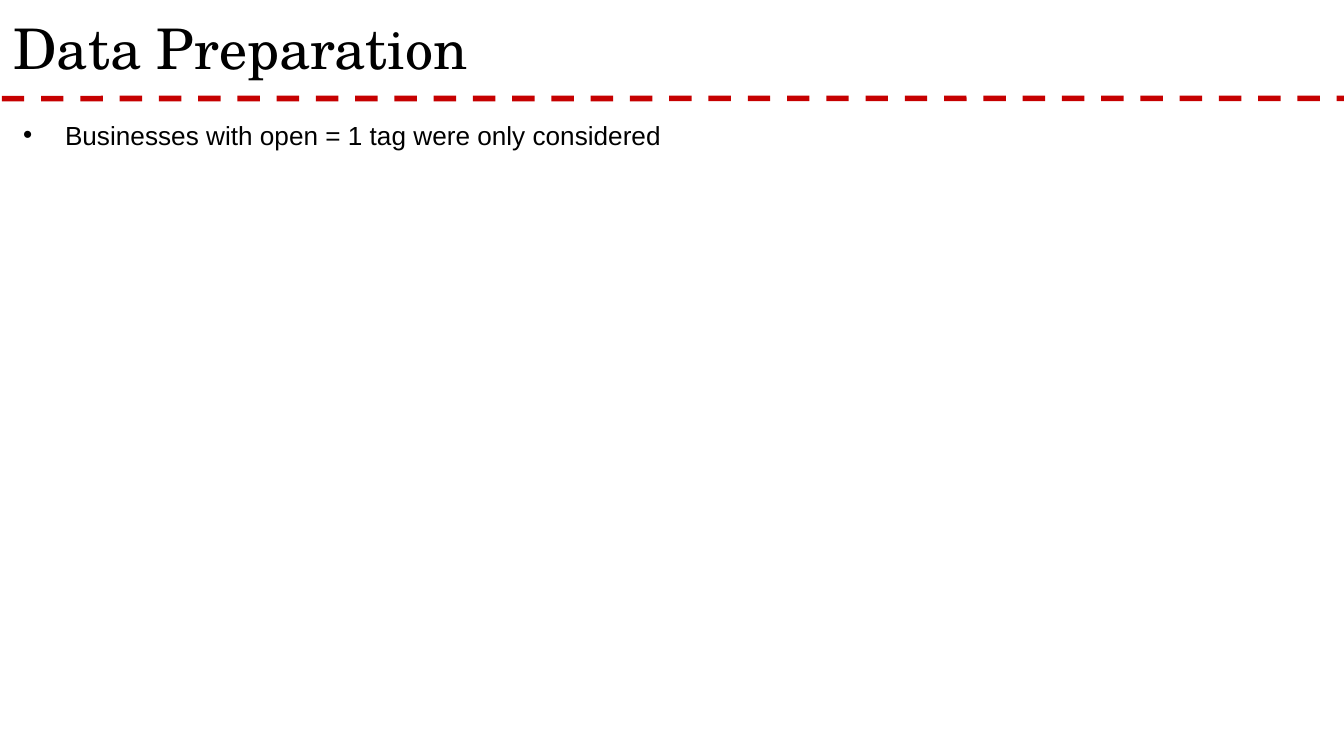
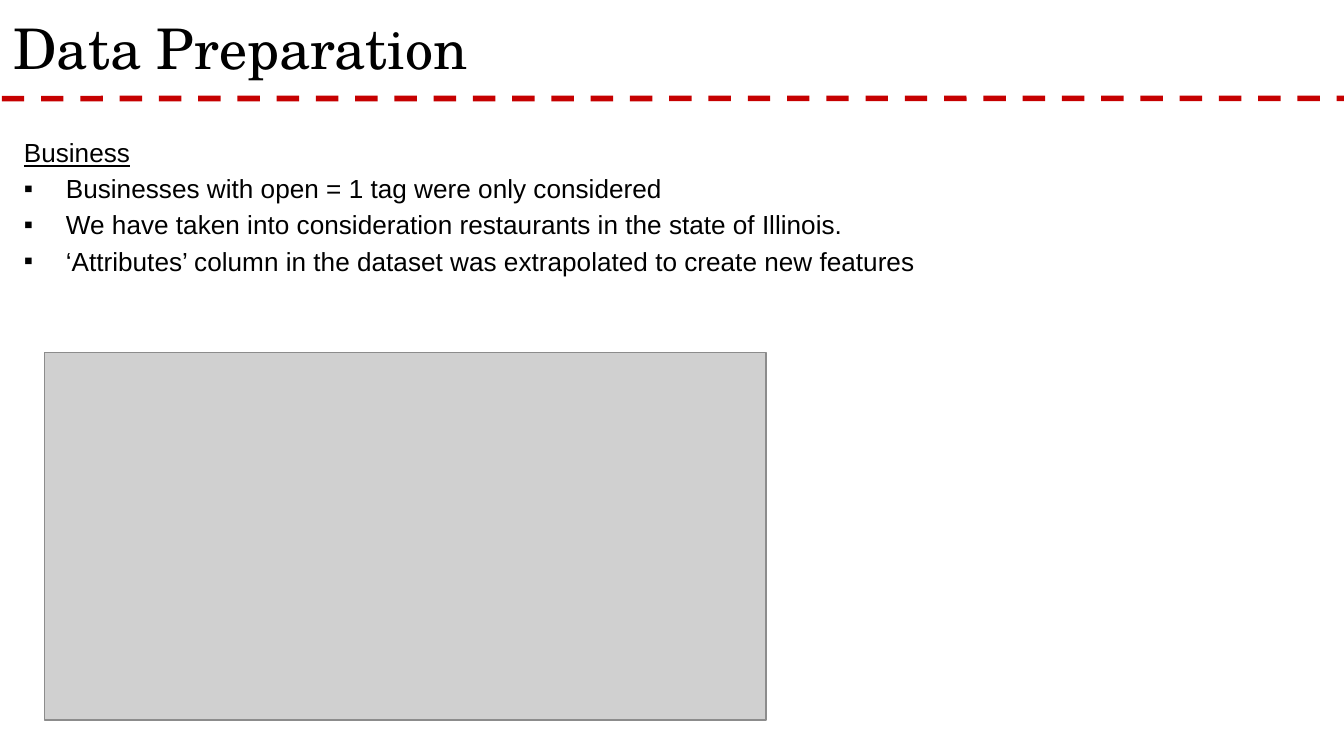
Before and after one commit to rnair7163/Restaurant-Recommendation-System-using-Yelp-Dataset, a slide deck: slide 7 of PPT/Yelp Presentation.pptx. Drawn at 1344x756 pixels with LibreOffice and Linux fonts; fonts in the diff are those of the drawing; grey boxes stand for pictures; background and template pictures are left out. Boxes give left, top, right and bottom in pixels: in the first picture for what was removed or moved away, otherwise in the second. Text is boxed around its words. In the diff, an @@ line names an element or a change of style, - is before the commit and + after.

```diff
--- a/PPT/Yelp Presentation.pptx
+++ b/PPT/Yelp Presentation.pptx
@@ text "Business": place and size @@
-text "Business" at bbox=[65, 126, 661, 150]
+text "Business" at bbox=[24, 143, 915, 276]
@@ text at bbox=[24, 143, 130, 167]: paragraph added @@
+Business
@@ text at bbox=[66, 179, 661, 204]: bullet • to ▪ @@
@@ text at bbox=[66, 215, 915, 276]: paragraphs added @@
+▪ We have taken into consideration restaurants in the state of Illinois.
+▪ ‘Attributes’ column in the dataset was extrapolated to create new features
@@ picture added at bbox=[44, 352, 766, 720] @@
```
Also in this commit, not shown: 3 other slides changed, 3 slides added, 1 slide removed.
